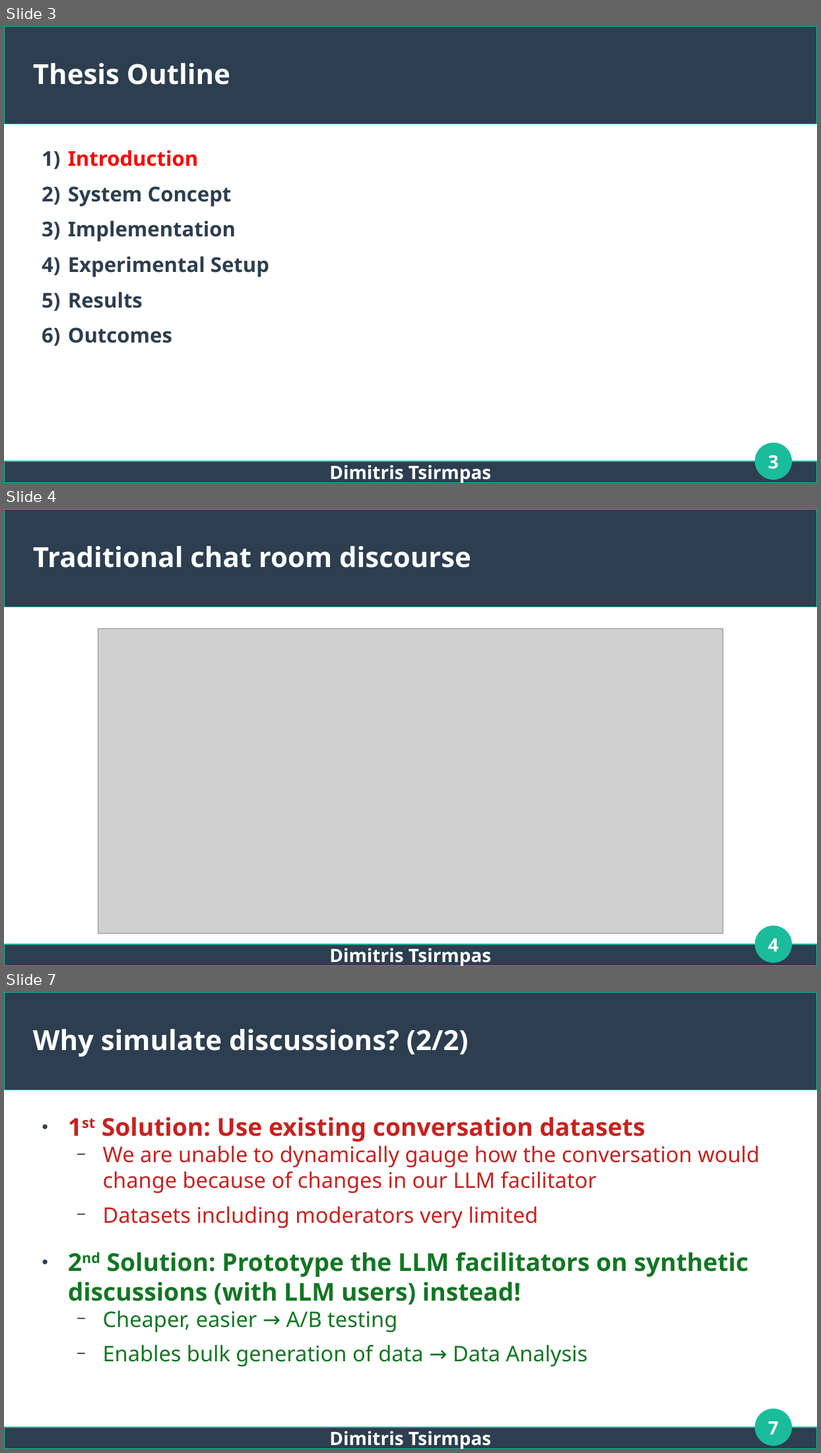
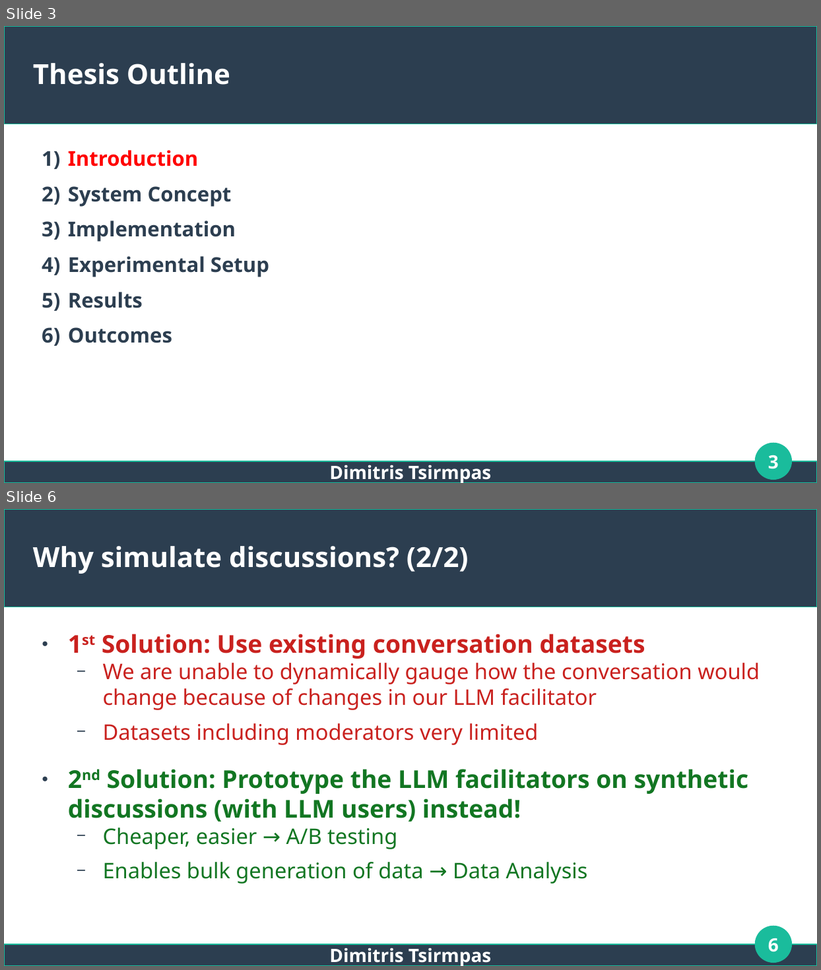
Before and after one commit to dimits-ts/llm_moderation_research, a slide deck: presentations/thesis.odp. Shown one above the other, each under a label of ours: slides 3, 4 and 7 before the commit, slides 3 and 6 after it; the slides between them are not shown. The pictures are 821x1453 and 821x970 pixels, drawn with LibreOffice and Linux fonts; fonts in the diff are those of the drawing; grey boxes stand for pictures. Boxes give left, top, right and bottom in pixels: in the first picture for what was removed or moved away, otherwise in the second. Text is boxed around its words. In the diff, an @@ line names an element or a change of style, - is before the commit and + after.

```diff
--- a/presentations/thesis.odp
+++ b/presentations/thesis.odp
@@ slide 4 removed at [4, 509, 817, 966], background #FFFFFF; not listed: 3 template elements that a slide beside it also shows @@
@@ title removed at [33, 546, 471, 568] @@
-Traditional chat room discourse
@@ picture removed at [98, 628, 723, 933] @@
@@ page number removed at [768, 939, 779, 952] @@
-4
@@ text removed at [329, 948, 491, 966] @@
-Dimitris Tsirmpas
@@ what was slide 7 is now slide 6 @@
@@ page number at [768, 939, 779, 953]: text changed @@
-7
+6
```
Also in this commit, not shown: 7 slides changed, 1 other slide removed.
